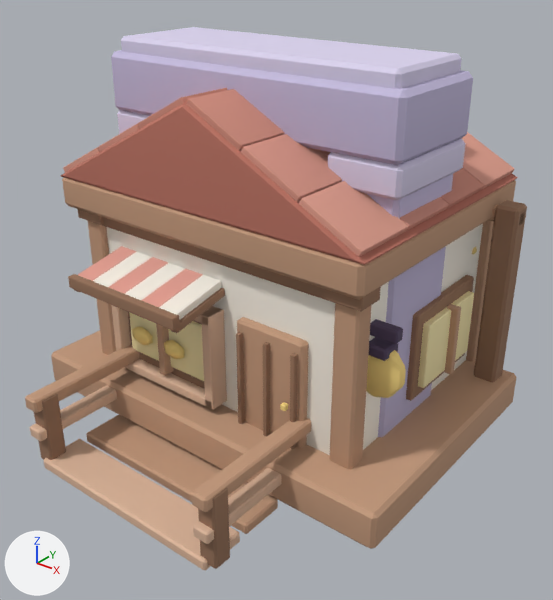
Two versions of the Blender file assets/source/environment/environment_kit.blend, one commit apart.
Before and after are seen from a 50 mm lens placed at (1.9, -2.39, 2.0), pointed at (0.06, -0.09, 0.57). Arrows for +X, +Y and +Z are at lower left; the lights stay in place. The older version comes first.

In view in the first picture: 'bakery', 'bridge', 'festival-stage', 'memory-gate'.
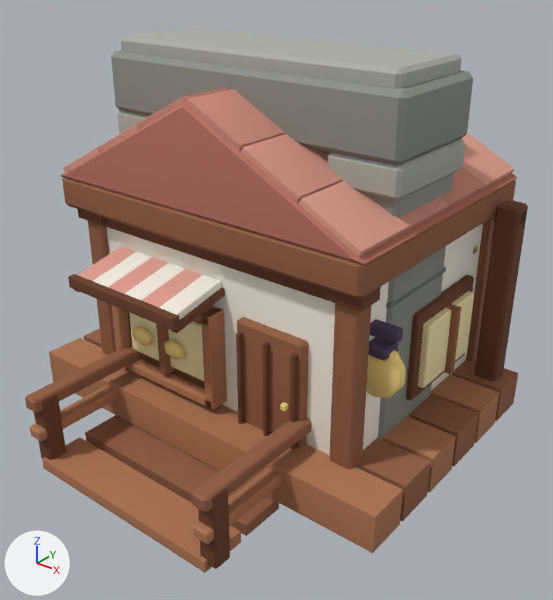
Location of each change, (x1, y1, x2, y2) in pixels of the pictures (553 x 600 px; the box of a moved part takes in the faces that stretch with it):
'festival-stage', reshaped: before (51, 200, 527, 549); after (49, 199, 528, 553)
'bridge', reshaped: before (25, 345, 311, 570); after (25, 345, 311, 573)
part 1 of me_festival_stage, added (brown): after (49, 338, 403, 553)
part 2 of me_festival_stage, added: after (84, 329, 431, 522)
part 3 of me_festival_stage, added (brown): after (382, 416, 456, 493)
part 4 of me_festival_stage, added (brown): after (409, 395, 478, 467)
part 5 of me_festival_stage, added (brown): after (431, 374, 499, 443)
part 6 of me_festival_stage, added (brown): after (452, 359, 518, 421)
part 7 of me_festival_stage, moved or reshaped (not visible afterwards): before (51, 330, 517, 549)
part 8 of me_festival_stage, moved or reshaped: before (474, 200, 527, 382); after (475, 199, 528, 381)
part 9 of me_festival_stage, moved or reshaped (mostly hidden): before (489, 204, 525, 224); after (489, 204, 526, 224)
part 10 of me_festival_stage, deleted (mostly hidden): before (81, 394, 365, 546)
part 11 of me_memory_gate, added: after (386, 267, 446, 309)
part 12 of me_memory_gate, recoloured (darker): (111, 27, 473, 437) in both
part 13 of me_bridge, added (brown): after (85, 415, 279, 536)
part 14 of me_bridge, deleted (brown): before (86, 415, 278, 534)
part 15 of me_bridge, built on: before (44, 439, 240, 570); after (42, 437, 241, 573)
part 16 of me_bridge, recoloured (beige to brown): (25, 345, 311, 569) in both
part 17 of me_bakery_001, recoloured (darker): (62, 177, 516, 469) in both
part 18 of me_bakery_001, recoloured (darker): (61, 88, 517, 469) in both

Patch to the scene script:
```diff
--- a/assets/source/environment/environment_kit.blend.py
+++ b/assets/source/environment/environment_kit.blend.py
@@ me_festival_stage @@
-me_festival_stage.from_pydata(...)  # 264 vertices, 484 faces; spans x -0.9..0.9, y -0.6..0.6, z 0.0..1.0
+me_festival_stage.from_pydata(...)  # 288 vertices, 512 faces; spans x -0.9..0.9, y -0.6..0.6, z 0.0..1.0
+# me_festival_stage part 1: a new loose piece, a box spanning x -0.9..0.9, y -0.6..-0.42, z 0.04..0.2, in mat_abraxasenvmat
+# me_festival_stage part 2: a new loose piece, a box spanning x -0.9..0.9, y -0.4..-0.21, z 0.04..0.2, in mat_abraxasenvmat
+# me_festival_stage part 3: a new loose piece, a box spanning x -0.9..0.9, y -0.19..-0.01, z 0.04..0.2, in mat_abraxasenvmat
+# me_festival_stage part 4: a new loose piece, a box spanning x -0.9..0.9, y 0.01..0.19, z 0.04..0.2, in mat_abraxasenvmat
+# me_festival_stage part 5: a new loose piece, a box spanning x -0.9..0.9, y 0.21..0.4, z 0.04..0.2, in mat_abraxasenvmat
+# me_festival_stage part 6: a new loose piece, a box spanning x -0.9..0.9, y 0.42..0.6, z 0.04..0.2, in mat_abraxasenvmat
+# me_festival_stage part 7: the loose piece of 24 vertices spanning x -0.9..0.9, y -0.6..0.6, z 0.04..0.2 is scaled about its middle by (0.959, 0.954, 0.478), then moved by (0.0, 0.0, -0.08)
+# me_festival_stage part 8: the loose piece of 24 vertices spanning x 0.75..0.85, y 0.45..0.55, z 0.17..1.0 is moved by (0.0, 0.01, 0.0)
+# me_festival_stage part 9: the loose piece of 24 vertices spanning x -0.85..0.85, y 0.47..0.53, z 0.92..0.98 is moved by (0.0, 0.01, 0.0)
+# me_festival_stage part 10: the loose piece of 24 vertices spanning x -0.86..0.86, y -0.56..0.56, z 0.0..0.08 is deleted
+# other edits to the shape of me_festival_stage do not show in these pictures
 me_festival_stage.materials.append(mat_abraxasenvmat)
@@ me_memory_gate @@
-me_memory_gate.from_pydata(...)  # 192 vertices, 352 faces; spans x -0.7..0.7, y -0.25..0.25, z 0.0..1.6
+me_memory_gate.from_pydata(...)  # 240 vertices, 424 faces; spans x -0.7..0.7, y -0.25..0.25, z 0.0..1.6
+# me_memory_gate part 11: a new loose piece, a box spanning x 0.419..0.681, y -0.213..0.213, z 0.771..0.789, in mat_abraxasenvmat
+# me_memory_gate part 12: 352 kept faces spanning x -0.7..0.7, y -0.25..0.25, z 0.0..1.6 get new vertex colours
+# other edits to the shape of me_memory_gate do not show in these pictures
 me_memory_gate.materials.append(mat_abraxasenvmat)
@@ me_bridge @@
-me_bridge.from_pydata(...)  # 456 vertices, 836 faces; spans x -0.5..0.5, y -1.0..1.0, z -0.03..0.32
+me_bridge.from_pydata(...)  # 312 vertices, 548 faces; spans x -0.5..0.5, y -1.0..1.0, z -0.03..0.32
+# me_bridge part 13: a new loose piece, a box spanning x -0.46..0.46, y -0.763..-0.571, z -0.019..0.031, in mat_abraxasenvmat
+# me_bridge part 14: 7 loose pieces with 168 vertices, spanning x -0.46..0.46, y -0.76..0.76, z -0.02..0.04, are deleted
+# me_bridge part 15: 2 vertices moved within x -0.46..0.46, y -0.98, z 0.02; 22 vertices removed from x -0.46..0.46, y -0.98..-0.79, z -0.03..0.02; 6 vertices added at x -0.46..0.46, y -0.98..-0.79, z -0.03..0.02
+# me_bridge part 16: 440 kept faces spanning x -0.5..0.5, y -1.0..1.0, z 0.0..0.32 get new vertex colours
+# other edits to the shape of me_bridge do not show in these pictures
 me_bridge.materials.append(mat_abraxasenvmat)
@@ me_bakery_001 @@
-me_bakery_001.from_pydata(...)  # 1606 vertices, 2924 faces; spans x -0.8..0.8, y -0.7..0.7, z 0.0..1.5
-me_bakery_001.materials.append(mat_abraxaslampshade_001)
+me_bakery_001.from_pydata(...)  # 1622 vertices, 2948 faces; spans x -0.8..0.8, y -0.7..0.7, z 0.0..1.5
+# me_bakery_001 part 17: 1064 kept faces spanning x -0.8..0.76, y -0.7..0.7, z 0.0..1.06 get new vertex colours
+# me_bakery_001 part 18: 2836 faces spanning x -0.8..0.8, y -0.7..0.7, z 0.0..1.5 switch from mat_abraxasbakerymat_001 to mat_abraxasenvmat
+# edits to the shape of me_bakery_001 do not show in these pictures
```
